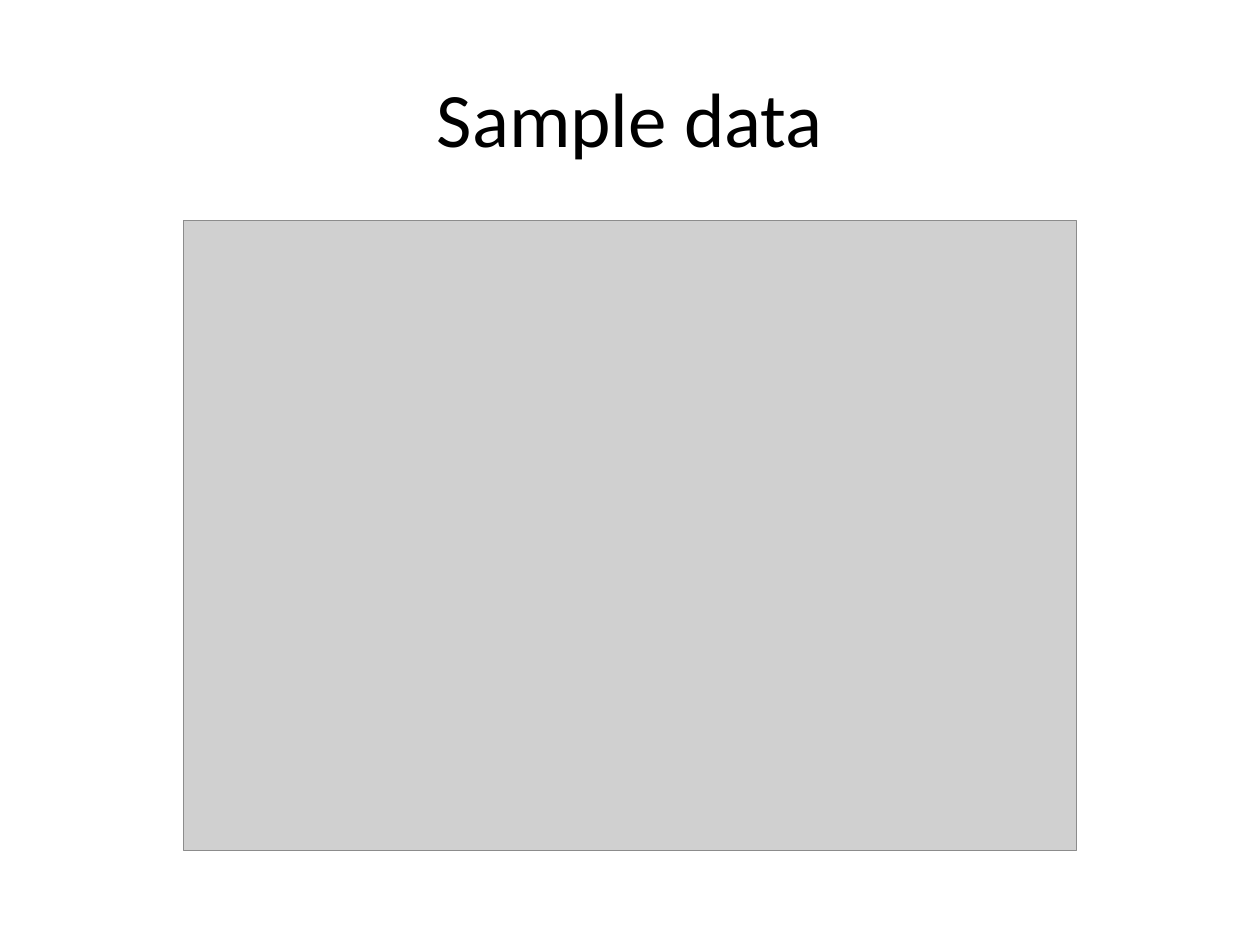
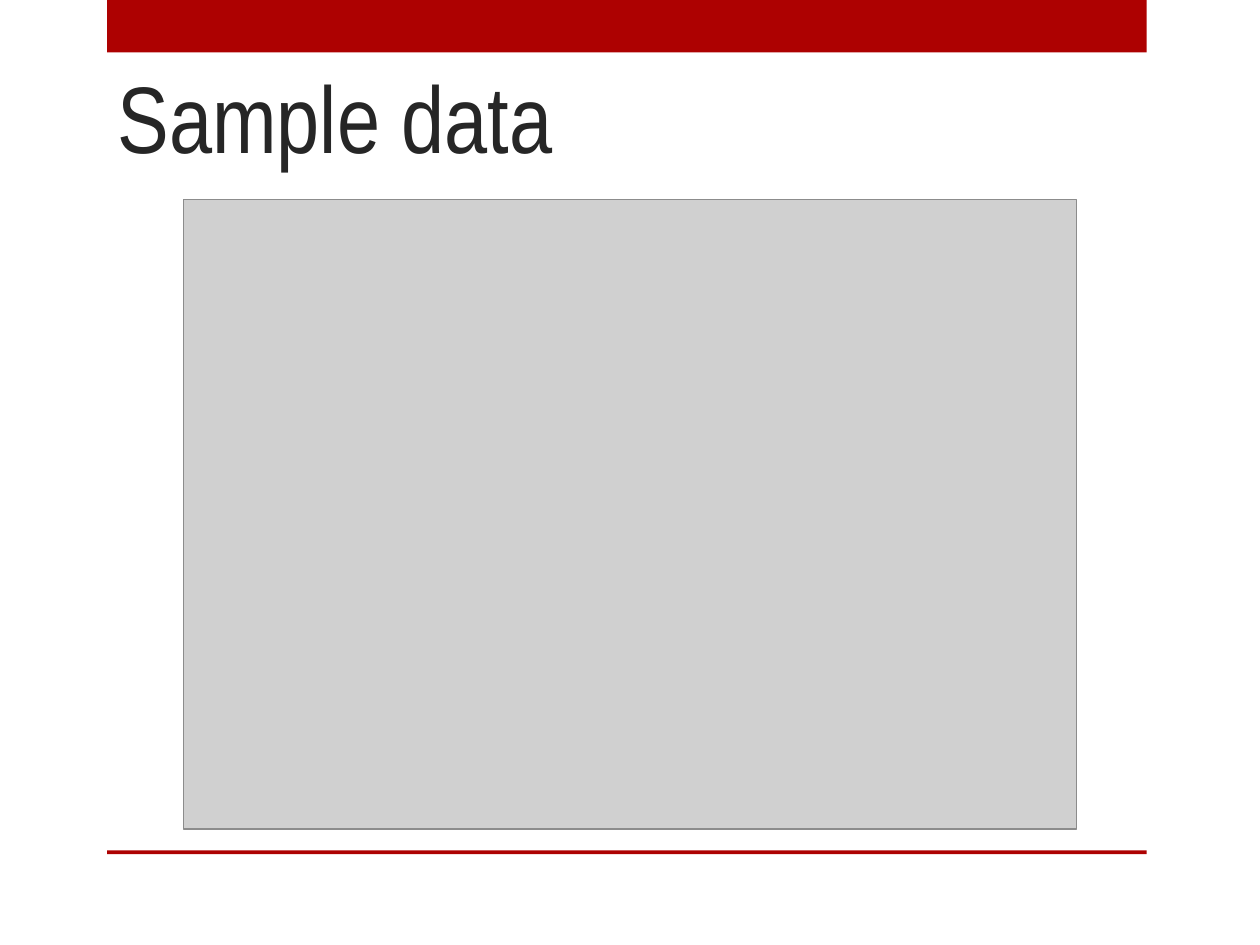
Before and after one commit to ernestrlee/UCSC-Machine-Learning, a slide deck: slide 6 of Picture Perfect.pptx. Drawn at 1260x945 pixels with LibreOffice and Linux fonts; fonts in the diff are those of the drawing; grey boxes stand for pictures; background and template pictures are left out. Boxes give left, top, right and bottom in pixels: in the first picture for what was removed or moved away, otherwise in the second. Text is boxed around its words. In the diff, an @@ line names an element or a change of style, - is before the commit and + after.

```diff
--- a/Picture Perfect.pptx
+++ b/Picture Perfect.pptx
@@ rectangle added at [107,0,1147,53], fill #AD0101 @@
@@ title "Sample data": place and size @@
-title "Sample data" at [437,93,822,160]
+title "Sample data" at [118,84,553,170]
@@ title "Sample data" at [118,84,553,170]: size 44 to 54 pt, font Calibri to Arial Narrow, text colour #000000 to #262626; alignment centre to left; vertical alignment middle to top @@
@@ picture: place and size @@
-picture at [184,220,1077,850]
+picture at [184,199,1077,829]
@@ rectangle added at [107,850,1147,854], fill #AD0101 @@
```
Also in this commit, not shown: 8 other slides changed, 6 slides added, 1 slide removed, 3 other files.
